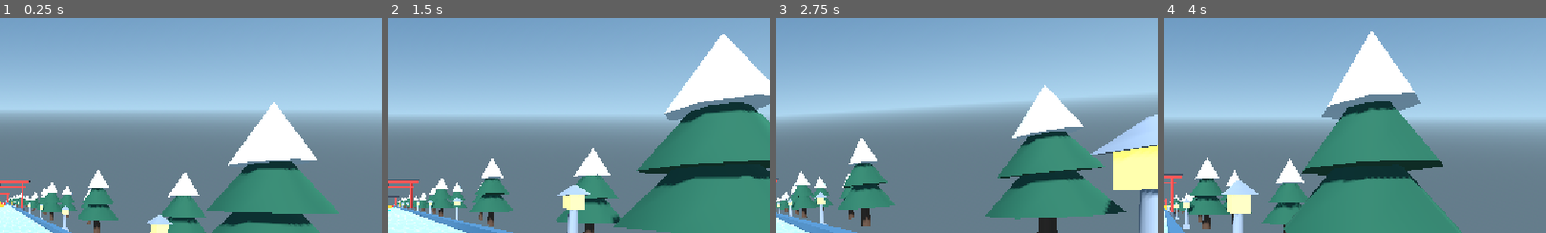
Above: before the commit, frames 1-4 (left to right).
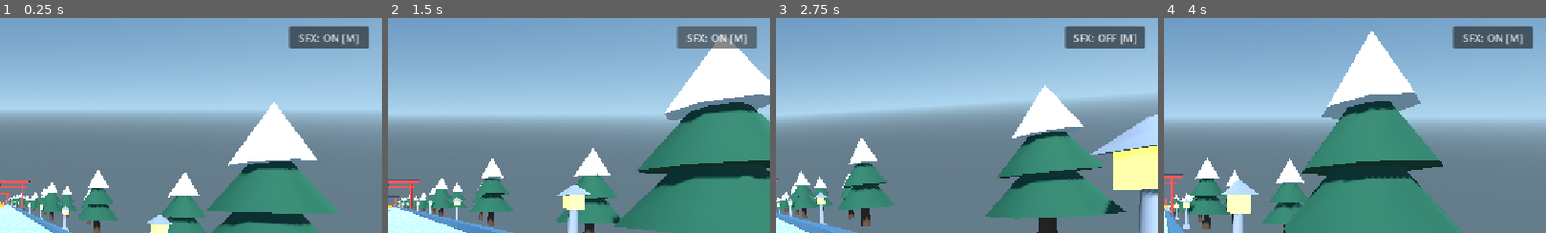
Above: after the commit, the same moments.

Repository: bravenaufala/sledg
Game: Godot game, scene res://main.tscn
The game is run twice, just before and just after one commit, with the same random seed, the same clock (stepped at 60 frames per second) and the same inputs.
Inputs (mouse positions are % of the whole screen's width and height, from its top left):
- Up to frame 1 (0.25 s): no input
- Up to frame 2 (1.5 s): click (93, 6) at 0.5 s, where only the run after the commit has a clickable "SFX: ON [M]"; click (93, 6) at 1.25 s, where only the run after the commit has a clickable "SFX: OFF [M]"
- Up to frame 3 (2.75 s): tap Enter (ui_accept) at 2, 2.27, 2.3, 2.57 s; move the mouse to (72, 45) at 2.02 s; hold D (steer_right) from 2.03 s (still down); tap M at 2.1 s; click (72, 45) at 2.17 s
- Up to frame 4 (4 s): release D (steer_right) at 2.75 s; drag from (30, 55) to (45, 70) at 2.77 s; move the mouse to (60, 28) at 3.52 s; hold D (steer_right) from 3.53 s (still down); tap M at 3.6 s; click (60, 28) at 3.67 s; tap Enter (ui_accept) at 3.8 s
The pictures show only the part of the screen within x 50-100%, y 1-51%; the shares and areas given below are measured in that part.

The runs differ from the first frame. In frame 1, 2.3% of the frame differs, in the area x 75-97%, y 3-15%; in frame 2, 2.2%; in frame 3, 2.3%; in frame 4, 2.3%.

Commit message:
Checkpoint C: Add procedural Web-safe AudioManager with Yo pentatonic BGM, dynamic slide loop, SFX, and mute toggle

Diff:
--- /dev/null
+++ b/audio/audio_manager.gd
@@ -0,0 +1,465 @@
+extends Node
+
+signal mute_changed(is_muted: bool)
+
+const MIX_RATE := 22050
+const LOOP_EDGE_FADE_SAMPLES := 110
+
+@export var custom_bgm: AudioStream = null
+@export var bgm_volume_db: float = -10.0
+@export var sfx_volume_db: float = -4.0
+
+var is_muted: bool = false
+var audio_unlocked: bool = false
+var sfx_streams: Dictionary = {}
+var play_counts: Dictionary = {}
+
+var _slide_volume_db: float = -60.0
+var _slide_pitch: float = 1.0
+
+var bgm_player: AudioStreamPlayer
+var slide_loop_player: AudioStreamPlayer
+var boost_player: AudioStreamPlayer
+var shield_pickup_player: AudioStreamPlayer
+var shield_break_player: AudioStreamPlayer
+var ramp_player: AudioStreamPlayer
+var landing_player: AudioStreamPlayer
+var biome_player: AudioStreamPlayer
+var crash_player: AudioStreamPlayer
+
+
+func _ready() -> void:
+	_bake_all_streams()
+
+	var bgm_stream: AudioStream = custom_bgm if custom_bgm != null else (sfx_streams.get("bgm") as AudioStream)
+	bgm_player = _create_player("BgmPlayer", bgm_stream, bgm_volume_db)
+	slide_loop_player = _create_player("SlideLoopPlayer", sfx_streams.get("slide") as AudioStream, -60.0)
+	boost_player = _create_player("BoostPlayer", sfx_streams.get("boost") as AudioStream, sfx_volume_db)
+	shield_pickup_player = _create_player("ShieldPickupPlayer", sfx_streams.get("shield_pickup") as AudioStream, sfx_volume_db)
+	shield_break_player = _create_player("ShieldBreakPlayer", sfx_streams.get("shield_break") as AudioStream, sfx_volume_db)
+	ramp_player = _create_player("RampPlayer", sfx_streams.get("ramp_launch") as AudioStream, sfx_volume_db)
+	landing_player = _create_player("LandingPlayer", sfx_streams.get("landing") as AudioStream, sfx_volume_db)
+	biome_player = _create_player("BiomePlayer", sfx_streams.get("biome_transition") as AudioStream, sfx_volume_db)
+	crash_player = _create_player("CrashPlayer", sfx_streams.get("crash") as AudioStream, sfx_volume_db)
+
+	for key in sfx_streams.keys():
+		play_counts[key] = 0
+
+	ensure_bgm_playing()
+
+
+func _unhandled_input(event: InputEvent) -> void:
+	if event is InputEventKey:
+		var key_ev := event as InputEventKey
+		if key_ev.pressed:
+			unlock_audio()
+			if key_ev.keycode == KEY_M and not key_ev.echo:
+				toggle_mute()
+				get_viewport().set_input_as_handled()
+	elif event is InputEventMouseButton:
+		if (event as InputEventMouseButton).pressed:
+			unlock_audio()
+	elif event is InputEventScreenTouch:
+		if (event as InputEventScreenTouch).pressed:
+			unlock_audio()
+
+
+func _create_player(node_name: String, stream: AudioStream, vol_db: float) -> AudioStreamPlayer:
+	var player := AudioStreamPlayer.new()
+	player.name = node_name
+	player.stream = stream
+	player.volume_db = vol_db
+	player.bus = &"Master"
+	add_child(player)
+	return player
+
+
+func unlock_audio() -> void:
+	audio_unlocked = true
+	ensure_bgm_playing()
+
+
+func ensure_bgm_playing() -> void:
+	if bgm_player and bgm_player.stream and not bgm_player.playing:
+		bgm_player.volume_db = bgm_volume_db
+		bgm_player.play()
+
+
+func set_muted(muted: bool) -> void:
+	is_muted = muted
+	var master_idx := AudioServer.get_bus_index("Master")
+	if master_idx >= 0:
+		AudioServer.set_bus_mute(master_idx, is_muted)
+	mute_changed.emit(is_muted)
+
+
+func toggle_mute() -> bool:
+	set_muted(not is_muted)
+	return is_muted
+
+
+func update_slide_loop(downhill_speed: float, carve_ratio: float, grounded: bool, active: bool, delta: float) -> void:
+	if not slide_loop_player:
+		return
+	var lerp_alpha := 1.0 - exp(-16.0 * delta)
+	if active and grounded and downhill_speed > 2.0:
+		if not slide_loop_player.playing and slide_loop_player.stream:
+			slide_loop_player.play()
+		var speed_norm := clampf(downhill_speed / 85.0, 0.0, 1.0)
+		var carve_abs := absf(carve_ratio)
+		var drive := clampf(speed_norm * 0.72 + carve_abs * 0.28, 0.0, 1.0)
+		var target_vol := lerpf(-26.0, -8.0, drive)
+		var target_pitch := 0.82 + clampf(downhill_speed / 95.0, 0.0, 1.0) * 0.55 + carve_abs * 0.22
+		_slide_volume_db = lerpf(_slide_volume_db, target_vol, lerp_alpha)
+		_slide_pitch = lerpf(_slide_pitch, target_pitch, lerp_alpha)
+		slide_loop_player.volume_db = _slide_volume_db
+		slide_loop_player.pitch_scale = clampf(_slide_pitch, 0.5, 2.0)
+	else:
+		_slide_volume_db = lerpf(_slide_volume_db, -60.0, lerp_alpha)
+		slide_loop_player.volume_db = _slide_volume_db
+		if not active and _slide_volume_db <= -55.0 and slide_loop_player.playing:
+			slide_loop_player.stop()
+
+
+func stop_slide_loop() -> void:
+	_slide_volume_db = -60.0
+	if slide_loop_player:
+		slide_loop_player.volume_db = -60.0
+		if slide_loop_player.playing:
+			slide_loop_player.stop()
+
+
+func _play_sfx(player_node: AudioStreamPlayer, key: String, pitch: float = 1.0) -> void:
+	play_counts[key] = int(play_counts.get(key, 0)) + 1
+	if not player_node or not player_node.stream:
+		return
+	player_node.volume_db = sfx_volume_db
+	player_node.pitch_scale = pitch
+	player_node.play()
+
+
+func play_boost(stack_count: int = 1) -> void:
+	var pitch := clampf(1.0 + float(maxi(0, stack_count - 1)) * 0.08, 1.0, 1.65)
+	_play_sfx(boost_player, "boost", pitch)
+
+
+func play_shield_pickup() -> void:
+	_play_sfx(shield_pickup_player, "shield_pickup", 1.0)
+
+
+func play_shield_break() -> void:
+	_play_sfx(shield_break_player, "shield_break", 1.0)
+
+
+func play_ramp_launch() -> void:
+	_play_sfx(ramp_player, "ramp_launch", 1.0)
+
+
+func play_landing(impact: float = 0.7) -> void:
+	var pitch := clampf(1.08 - impact * 0.14, 0.82, 1.12)
+	_play_sfx(landing_player, "landing", pitch)
+
+
+func play_biome_transition() -> void:
+	_play_sfx(biome_player, "biome_transition", 1.0)
+
+
+func play_crash() -> void:
+	_play_sfx(crash_player, "crash", 1.0)
+
+
+func _bake_all_streams() -> void:
+	sfx_streams["bgm"] = _make_wav(_bake_bgm(), true)
+	sfx_streams["slide"] = _make_wav(_bake_slide_loop(), true)
+	sfx_streams["boost"] = _make_wav(_bake_boost(), false)
+	sfx_streams["shield_pickup"] = _make_wav(_bake_shield_pickup(), false)
+	sfx_streams["shield_break"] = _make_wav(_bake_shield_break(), false)
+	sfx_streams["ramp_launch"] = _make_wav(_bake_ramp_launch(), false)
+	sfx_streams["landing"] = _make_wav(_bake_landing(), false)
+	sfx_streams["biome_transition"] = _make_wav(_bake_biome_transition(), false)
+	sfx_streams["crash"] = _make_wav(_bake_crash(), false)
+
+
+func _make_wav(samples: PackedFloat32Array, loop: bool = false) -> AudioStreamWAV:
+	var count := samples.size()
+	var bytes := PackedByteArray()
+	bytes.resize(count * 2)
+	for i in count:
+		var s := int(clampf(samples[i], -1.0, 1.0) * 32767.0)
+		bytes.encode_s16(i * 2, s)
+	var wav := AudioStreamWAV.new()
+	wav.format = AudioStreamWAV.FORMAT_16_BITS
+	wav.mix_rate = MIX_RATE
+	wav.stereo = false
+	wav.data = bytes
+	if loop:
+		wav.loop_mode = AudioStreamWAV.LOOP_FORWARD
+		wav.loop_begin = 0
+		wav.loop_end = count
+	return wav
+
+
+func _bake_bgm() -> PackedFloat32Array:
+	var duration := 8.0
+	var count := int(duration * float(MIX_RATE))
+	var samples := PackedFloat32Array()
+	samples.resize(count)
+
+	# 120 BPM => 32 eighth notes across 8.0s (0.25s each)
+	# Upbeat Japanese Yo pentatonic melody in D (D E G A B) + octave shifts
+	var lead_notes: Array[float] = [
+		587.33, 659.25, 783.99, 880.00, 783.99, 659.25, 587.33, 440.00,
+		493.88, 587.33, 659.25, 783.99, 880.00, 783.99, 659.25, 587.33,
+		587.33, 783.99, 880.00, 987.77, 880.00, 783.99, 659.25, 587.33,
+		440.00, 587.33, 659.25, 880.00, 783.99, 659.25, 587.33, 440.00,
+	]
+	var bass_roots: Array[float] = [
+		73.42, 146.83, 73.42, 146.83, 73.42, 146.83, 73.42, 146.83,
+		98.00, 196.00, 98.00, 196.00, 110.00, 220.00, 110.00, 220.00,
+		73.42, 146.83, 73.42, 146.83, 98.00, 196.00, 98.00, 196.00,
+		110.00, 220.00, 98.00, 196.00, 73.42, 146.83, 110.00, 146.83,
+	]
+
+	var step_len := 0.25
+	var step_samples := int(step_len * float(MIX_RATE))
+	var rng := RandomNumberGenerator.new()
+	rng.seed = 1337
+	var sr := float(MIX_RATE)
+
+	for step_idx in 32:
+		var start_i := step_idx * step_samples
+		var end_i := mini(count, start_i + step_samples)
+		var lead_freq: float = lead_notes[step_idx]
+		var bass_freq: float = bass_roots[step_idx]
+		var has_hat := (step_idx % 2 == 1)
+		var has_kick := (step_idx % 4 == 0)
+		var local_len := end_i - start_i
+		var hp_prev := 0.0
+		var noise_prev := 0.0
+		for j in local_len:
+			var t := float(j) / sr
+			var atk := clampf(t / 0.006, 0.0, 1.0)
+			var lead_env := atk * exp(-t * 7.5)
+			var lead := (sin(TAU * lead_freq * t) + 0.35 * sin(TAU * lead_freq * 2.0 * t)) * lead_env * 0.24
+
+			var bass_env := clampf(t / 0.005, 0.0, 1.0) * exp(-t * 5.2)
+			var bass := (sin(TAU * bass_freq * t) + 0.22 * sin(TAU * bass_freq * 3.0 * t)) * bass_env * 0.28
+
+			var perc := 0.0
+			if has_kick and t < 0.14:
+				var k_freq := lerpf(135.0, 46.0, clampf(t / 0.08, 0.0, 1.0))
+				perc += sin(TAU * k_freq * t) * exp(-t * 24.0) * 0.26
+			if has_hat and t < 0.055:
+				var wn := rng.randf_range(-1.0, 1.0)
+				hp_prev = 0.72 * (hp_prev + wn - noise_prev)
+				noise_prev = wn
+				perc += hp_prev * exp(-t * 68.0) * 0.16
+
+			samples[start_i + j] = clampf(lead + bass + perc, -0.85, 0.85)
+
+	var half_count := count >> 1
+	for i in mini(LOOP_EDGE_FADE_SAMPLES, half_count):
+		var edge_w := float(i) / float(LOOP_EDGE_FADE_SAMPLES)
+		samples[i] *= edge_w
+		samples[count - 1 - i] *= edge_w
+
+	return samples
+
+
+func _bake_slide_loop() -> PackedFloat32Array:
+	var duration := 2.0
+	var overlap := 2205
+	var count := int(duration * float(MIX_RATE))
+	var raw_count := count + overlap
+	var raw := PackedFloat32Array()
+	raw.resize(raw_count)
+
+	var rng := RandomNumberGenerator.new()
+	rng.seed = 4201
+	var lp := 0.0
+	var hp := 0.0
+	var prev_in := 0.0
+
+	for i in raw_count:
+		var wn := rng.randf_range(-1.0, 1.0)
+		lp = lerpf(lp, wn, 0.36)
+		hp = 0.84 * (hp + lp - prev_in)
+		prev_in = lp
+		raw[i] = clampf(hp * 0.75, -0.85, 0.85)
+
+	var samples := PackedFloat32Array()
+	samples.resize(count)
+	for i in count:
+		if i < overlap:
+			var w := float(i) / float(overlap)
+			samples[i] = raw[i] * w + raw[count + i] * (1.0 - w)
+		else:
+			samples[i] = raw[i]
+	return samples
+
+
+func _bake_boost() -> PackedFloat32Array:
+	var duration := 0.42
+	var count := int(duration * float(MIX_RATE))
+	var samples := PackedFloat32Array()
+	samples.resize(count)
+	var sr := float(MIX_RATE)
+	var phase_a := 0.0
+	var phase_b := 0.0
+	for i in count:
+		var t := float(i) / sr
+		var p := t / duration
+		var freq := lerpf(320.0, 980.0, p * p)
+		phase_a += TAU * freq / sr
+		phase_b += TAU * (freq * 1.5) / sr
+		var env := clampf(t / 0.015, 0.0, 1.0) * pow(1.0 - p, 1.35)
+		var chime := sin(TAU * 1174.66 * t) * exp(-maxf(0.0, t - 0.05) * 11.0) * 0.25 if t >= 0.05 else 0.0
+		samples[i] = (sin(phase_a) * 0.45 + sin(phase_b) * 0.25) * env + chime
+	return samples
+
+
+func _bake_shield_pickup() -> PackedFloat32Array:
+	var duration := 0.34
+	var count := int(duration * float(MIX_RATE))
+	var samples := PackedFloat32Array()
+	samples.resize(count)
+	var sr := float(MIX_RATE)
+	for i in count:
+		var t := float(i) / sr
+		var val := 0.0
+		# Crystalline two-tone arpeggio: A5 -> E6
+		var t1_env := clampf(t / 0.008, 0.0, 1.0) * exp(-t * 10.0)
+		val += (sin(TAU * 880.0 * t) * 0.42 + sin(TAU * 1760.0 * t) * 0.18) * t1_env
+		if t >= 0.09:
+			var t2 := t - 0.09
+			var t2_env := clampf(t2 / 0.008, 0.0, 1.0) * exp(-t2 * 9.0)
+			val += (sin(TAU * 1318.51 * t2) * 0.46 + sin(TAU * 2637.02 * t2) * 0.16) * t2_env
+		samples[i] = clampf(val, -0.9, 0.9)
+	return samples
+
+
+func _bake_shield_break() -> PackedFloat32Array:
+	var duration := 0.38
+	var count := int(duration * float(MIX_RATE))
+	var samples := PackedFloat32Array()
+	samples.resize(count)
+	var sr := float(MIX_RATE)
+	var rng := RandomNumberGenerator.new()
+	rng.seed = 9001
+	var sub_phase := 0.0
+	var hp := 0.0
+	var prev_wn := 0.0
+	for i in count:
+		var t := float(i) / sr
+		var p := t / duration
+		var sub_f := lerpf(135.0, 42.0, clampf(t / 0.18, 0.0, 1.0))
+		sub_phase += TAU * sub_f / sr
+		var thump := sin(sub_phase) * exp(-t * 14.0) * 0.55
+
+		var wn := rng.randf_range(-1.0, 1.0)
+		hp = 0.65 * (hp + wn - prev_wn)
+		prev_wn = wn
+		var shatter_env := exp(-t * 15.0) * clampf(1.0 - p, 0.0, 1.0)
+		var glass_pings := (
+			sin(TAU * 1940.0 * t) * 0.25 +
+			sin(TAU * 2820.0 * t) * 0.22 +
+			sin(TAU * 3680.0 * t) * 0.18 +
+			hp * 0.35
+		) * shatter_env
+		samples[i] = clampf(thump + glass_pings, -0.95, 0.95)
+	return samples
+
+
+func _bake_ramp_launch() -> PackedFloat32Array:
+	var duration := 0.36
+	var count := int(duration * float(MIX_RATE))
+	var samples := PackedFloat32Array()
+	samples.resize(count)
+	var sr := float(MIX_RATE)
+	var rng := RandomNumberGenerator.new()
+	rng.seed = 7711
+	var phase := 0.0
+	var lp := 0.0
+	for i in count:
+		var t := float(i) / sr
+		var p := t / duration
+		var freq := lerpf(190.0, 560.0, p)
+		phase += TAU * freq / sr
+		lp = lerpf(lp, rng.randf_range(-1.0, 1.0), lerpf(0.08, 0.42, p))
+		var env := clampf(t / 0.02, 0.0, 1.0) * pow(1.0 - p, 1.2)
+		samples[i] = clampf((sin(phase) * 0.38 + lp * 0.45) * env, -0.9, 0.9)
+	return samples
+
+
+func _bake_landing() -> PackedFloat32Array:
+	var duration := 0.18
+	var count := int(duration * float(MIX_RATE))
+	var samples := PackedFloat32Array()
+	samples.resize(count)
+	var sr := float(MIX_RATE)
+	var rng := RandomNumberGenerator.new()
+	rng.seed = 5502
+	var phase := 0.0
+	var lp := 0.0
+	for i in count:
+		var t := float(i) / sr
+		var p := t / duration
+		var freq := lerpf(145.0, 48.0, clampf(p * 1.4, 0.0, 1.0))
+		phase += TAU * freq / sr
+		lp = lerpf(lp, rng.randf_range(-1.0, 1.0), 0.28)
+		var thump := sin(phase) * exp(-t * 22.0) * 0.62
+		var crunch := lp * exp(-t * 28.0) * 0.32
+		samples[i] = clampf(thump + crunch, -0.9, 0.9)
+	return samples
+
+
+func _bake_biome_transition() -> PackedFloat32Array:
+	var duration := 1.20
+	var count := int(duration * float(MIX_RATE))
+	var samples := PackedFloat32Array()
+	samples.resize(count)
+	var sr := float(MIX_RATE)
+	for i in count:
+		var t := float(i) / sr
+		var atk := clampf(t / 0.012, 0.0, 1.0)
+		var bell := (
+			sin(TAU * 293.66 * t) * 0.42 * exp(-t * 2.4) +
+			sin(TAU * 587.33 * t) * 0.24 * exp(-t * 3.1) +
+			sin(TAU * 810.50 * t) * 0.14 * exp(-t * 4.5) +
+			sin(TAU * 1116.00 * t) * 0.08 * exp(-t * 6.0)
+		) * atk
+		var chime := 0.0
+		if t >= 0.06:
+			var tc1 := t - 0.06
+			chime += sin(TAU * 880.0 * tc1) * clampf(tc1 / 0.01, 0.0, 1.0) * exp(-tc1 * 5.0) * 0.22
+		if t >= 0.18:
+			var tc2 := t - 0.18
+			chime += sin(TAU * 1174.66 * tc2) * clampf(tc2 / 0.01, 0.0, 1.0) * exp(-tc2 * 4.5) * 0.24
+		samples[i] = clampf(bell + chime, -0.95, 0.95)
+	return samples
+
+
+func _bake_crash() -> PackedFloat32Array:
+	var duration := 0.55
+	var count := int(duration * float(MIX_RATE))
+	var samples := PackedFloat32Array()
+	samples.resize(count)
+	var sr := float(MIX_RATE)
+	var rng := RandomNumberGenerator.new()
+	rng.seed = 6610
+	var tone_phase := 0.0
+	var lp := 0.0
+	for i in count:
+		var t := float(i) / sr
+		var p := t / duration
+		var freq := 340.0
+		if t > 0.14 and t <= 0.29:
+			freq = 260.0
+		elif t > 0.29:
+			freq = 165.0
+		tone_phase += TAU * freq / sr
+		lp = lerpf(lp, rng.randf_range(-1.0, 1.0), 0.25)
+		var tone := clampf(sin(tone_phase) * 1.4, -0.8, 0.8) * exp(-t * 3.6) * 0.42
+		var impact := lp * exp(-t * 16.0) * 0.48
+		samples[i] = clampf((tone + impact) * clampf(1.0 - p * 0.5, 0.0, 1.0), -0.95, 0.95)
+	return samples
--- a/main.gd
+++ b/main.gd
@@ -25,6 +25,7 @@
 @onready var track_spawner: Node3D = $TrackSpawner
 @onready var player: CharacterBody3D = $Player
 @onready var hud: CanvasLayer = $HUD
+@onready var audio_manager: Node = get_node_or_null("AudioManager")
 
 
 func _ready() -> void:
@@ -34,8 +35,15 @@
 		player.near_miss_scored.connect(_on_near_miss_scored)
 		player.boost_activated.connect(_on_boost_activated)
 		player.powerup_changed.connect(_on_player_powerup_changed)
+		player.ramp_launched.connect(_on_player_ramp_launched)
+		player.landed.connect(_on_player_landed)
 	if hud:
 		hud.restart_requested.connect(start_new_run)
+		hud.mute_toggled.connect(_on_hud_mute_toggled)
+	if audio_manager:
+		audio_manager.mute_changed.connect(_on_audio_mute_changed)
+		if hud and hud.has_method("set_mute_state"):
+			hud.set_mute_state(audio_manager.is_muted)
 	start_new_run()
 
 
@@ -66,8 +74,20 @@
 			player.shift_origin(offset)
 			if track_spawner:
 				track_spawner.shift_origin(offset)
-	elif Input.is_action_just_pressed("ui_accept"):
-		start_new_run()
+		if audio_manager and player:
+			var grounded: bool = player.is_on_floor() and player.airborne_grace_timer <= 0.0
+			audio_manager.update_slide_loop(
+				player.downhill_speed,
+				player.current_carve_ratio,
+				grounded,
+				player.is_active and not player.is_crashed,
+				delta
+			)
+	else:
+		if audio_manager:
+			audio_manager.update_slide_loop(0.0, 0.0, false, false, delta)
+		if Input.is_action_just_pressed("ui_accept"):
+			start_new_run()
 
 
 func _get_sky_material() -> ProceduralSkyMaterial:
@@ -101,6 +121,8 @@
 			sky_mat.ground_bottom_color = target_sky_horizon_color.darkened(0.42)
 	elif hud:
 		hud.show_status("ENTERING: %s" % biome.display_name, 2.2)
+	if announce and audio_manager:
+		audio_manager.play_biome_transition()
 
 
 func _on_near_miss_scored(points: int) -> void:
@@ -116,8 +138,34 @@
 func _on_boost_activated(_duration: float) -> void:
 	if run_state != RunState.RUNNING:
 		return
+	if audio_manager and player:
+		audio_manager.play_boost(maxi(1, player.boost_stacks))
 	if hud:
 		hud.show_status("SPEED BOOST!", 1.2)
+
+
+func _on_player_ramp_launched() -> void:
+	if run_state != RunState.RUNNING:
+		return
+	if audio_manager:
+		audio_manager.play_ramp_launch()
+
+
+func _on_player_landed(impact: float) -> void:
+	if run_state != RunState.RUNNING:
+		return
+	if audio_manager:
+		audio_manager.play_landing(impact)
+
+
+func _on_hud_mute_toggled() -> void:
+	if audio_manager:
+		audio_manager.toggle_mute()
+
+
+func _on_audio_mute_changed(muted: bool) -> void:
+	if hud and hud.has_method("set_mute_state"):
+		hud.set_mute_state(muted)
 
 
 func _on_player_powerup_changed(id: StringName, active: bool, remaining: float) -> void:
@@ -133,15 +181,24 @@
 		if id == &"shield":
 			if player.shield_count > _last_shield_count:
 				hud.show_status("SHIELD x%d!" % player.shield_count, 1.3)
+				if audio_manager:
+					audio_manager.play_shield_pickup()
 			elif run_state == RunState.RUNNING:
 				hud.show_status("SHIELD BLOCKED HIT!", 1.3)
+				if audio_manager:
+					audio_manager.play_shield_break()
 			_last_shield_count = player.shield_count
 		elif active:
 			hud.show_status("BOOST x%d!" % player.boost_stacks, 1.3)
+			if audio_manager:
+				audio_manager.play_boost(player.boost_stacks)
 
 
 func _on_player_crashed() -> void:
 	run_state = RunState.GAME_OVER
+	if audio_manager:
+		audio_manager.stop_slide_loop()
+		audio_manager.play_crash()
 	score = int(total_distance) + bonus_points
 	var shields_used: int = int(player.get("shields_consumed")) if player else 0
 	if hud:
@@ -161,6 +218,9 @@
 		track_spawner.reset_track()
 	if player:
 		player.reset_to_start(Transform3D(Basis.IDENTITY, SPAWN_POS))
+	if audio_manager:
+		audio_manager.stop_slide_loop()
+		audio_manager.ensure_bgm_playing()
 	if hud:
 		hud.hide_game_over()
 		hud.reset_powerups()
--- a/main.tscn
+++ b/main.tscn
@@ -4,6 +4,7 @@
 [ext_resource type="Script" uid="uid://c5thk5dlb58rl" path="res://player.gd" id="1_ig7tw"]
 [ext_resource type="Script" uid="uid://cm8blm46gonv3" path="res://track/track_spawner.gd" id="3_lquwl"]
 [ext_resource type="PackedScene" uid="uid://cmmvwpmmiv4ew" path="res://ui/hud.tscn" id="4_7mycd"]
+[ext_resource type="Script" path="res://audio/audio_manager.gd" id="5_lquwl"]
 
 [sub_resource type="ProceduralSkyMaterial" id="ProceduralSkyMaterial_0xm2m"]
 sky_top_color = Color(0.38, 0.45, 0.55, 1)
@@ -167,3 +168,6 @@
 script = ExtResource("3_lquwl")
 
 [node name="HUD" parent="." unique_id=1678660146 instance=ExtResource("4_7mycd")]
+
+[node name="AudioManager" type="Node" parent="." unique_id=310538485]
+script = ExtResource("5_lquwl")
--- a/player.gd
+++ b/player.gd
@@ -4,6 +4,8 @@
 signal near_miss_scored(points: int)
 signal boost_activated(duration: float)
 signal powerup_changed(id: StringName, active: bool, remaining: float)
+signal ramp_launched()
+signal landed(impact: float)
 
 const BASE_SPRAY_VEL_MIN := 2.5
 const BASE_SPRAY_VEL_MAX := 5.5
@@ -54,6 +56,7 @@
 var _camera_dip_velocity: float = 0.0
 var _air_time: float = 0.0
 var _prev_vertical_velocity: float = 0.0
+var current_carve_ratio: float = 0.0
 var current_spray_color: Color = Color(0.82, 0.96, 1.0, 1.0)
 var _spray_mat: ParticleProcessMaterial = null
 
@@ -150,6 +153,7 @@
 			if _air_time > 0.12:
 				var impact := clampf(absf(_prev_vertical_velocity) / 16.0, 0.35, 1.35)
 				_camera_dip_velocity -= landing_dip_strength * impact * 7.5
+				landed.emit(impact)
 			_air_time = 0.0
 		var floor_normal := get_floor_normal()
 		var slope_vec := get_gravity().slide(floor_normal)
@@ -173,6 +177,7 @@
 	lateral_speed = velocity.x
 
 	var carve_ratio := clampf(lateral_speed / maxf(1.0, current_steer_speed), -1.0, 1.0)
+	current_carve_ratio = carve_ratio
 
 	if snow_spray:
 		var spraying := is_active and not is_crashed and grounded and downhill_speed > 2.0
@@ -239,6 +244,7 @@
 	var ramp_tan := tan(deg_to_rad(ramp_angle_deg))
 	var lift_speed := clampf(base_launch_speed + downhill_speed * ramp_tan, 9.5, 68.0)
 	velocity = forward_dir * downhill_speed + Vector3(lateral_speed, lift_speed, 0.0)
+	ramp_launched.emit()
 
 
 func trigger_boost_pad(mult: float = 1.35, duration: float = 1.6, instant_add: float = 8.0, _fov_kick: float = 12.0) -> void:
@@ -280,6 +286,7 @@
 	velocity = Vector3.ZERO
 	downhill_speed = 0.0
 	lateral_speed = 0.0
+	current_carve_ratio = 0.0
 	if snow_spray:
 		snow_spray.emitting = false
 	crashed.emit()
@@ -296,6 +303,7 @@
 	is_active = true
 	downhill_speed = 0.0
 	lateral_speed = 0.0
+	current_carve_ratio = 0.0
 	velocity = Vector3.ZERO
 	airborne_grace_timer = 0.0
 	was_on_floor = false
--- a/ui/hud.gd
+++ b/ui/hud.gd
@@ -1,6 +1,7 @@
 extends CanvasLayer
 
 signal restart_requested()
+signal mute_toggled()
 
 @onready var score_label: Label = $ScoreLabel
 @onready var powerup_label: Label = $PowerUpLabel
@@ -9,6 +10,7 @@
 @onready var final_score_label: Label = $GameOverPanel/VBox/FinalScoreLabel
 @onready var restart_button: Button = $GameOverPanel/VBox/RestartButton
 @onready var speed_lines: Control = $SpeedLinesOverlay
+@onready var mute_button: Button = get_node_or_null("MuteButton") as Button
 
 var _last_displayed_score: int = -1
 var _last_displayed_bonus: int = -1
@@ -23,6 +25,9 @@
 func _ready() -> void:
 	if restart_button:
 		restart_button.pressed.connect(_on_restart_pressed)
+	if mute_button:
+		mute_button.set_anchors_and_offsets_preset(Control.PRESET_TOP_RIGHT, Control.PRESET_MODE_KEEP_SIZE, 20)
+		mute_button.pressed.connect(_on_mute_pressed)
 	if game_over_panel:
 		game_over_panel.visible = false
 	if status_label:
@@ -133,5 +138,14 @@
 		game_over_panel.visible = false
 
 
+func set_mute_state(muted: bool) -> void:
+	if mute_button:
+		mute_button.text = "SFX: OFF [M]" if muted else "SFX: ON [M]"
+
+
+func _on_mute_pressed() -> void:
+	mute_toggled.emit()
+
+
 func _on_restart_pressed() -> void:
 	restart_requested.emit()
--- a/ui/hud.tscn
+++ b/ui/hud.tscn
@@ -69,3 +69,16 @@
 offset_right = 25.0
 offset_bottom = 96.0
 theme_override_font_sizes/font_size = 22
+
+[node name="MuteButton" type="Button" parent="." unique_id=1583530257]
+custom_minimum_size = Vector2(120, 34)
+anchors_preset = 1
+anchor_left = 1.0
+anchor_right = 1.0
+offset_left = -140.0
+offset_top = 20.0
+offset_right = -20.0
+offset_bottom = 54.0
+grow_horizontal = 0
+focus_mode = 0
+text = "SFX: ON [M]"
Not shown, added: audio/audio_manager.gd.uid
Not shown, changed: ARCHITECTURE.md
